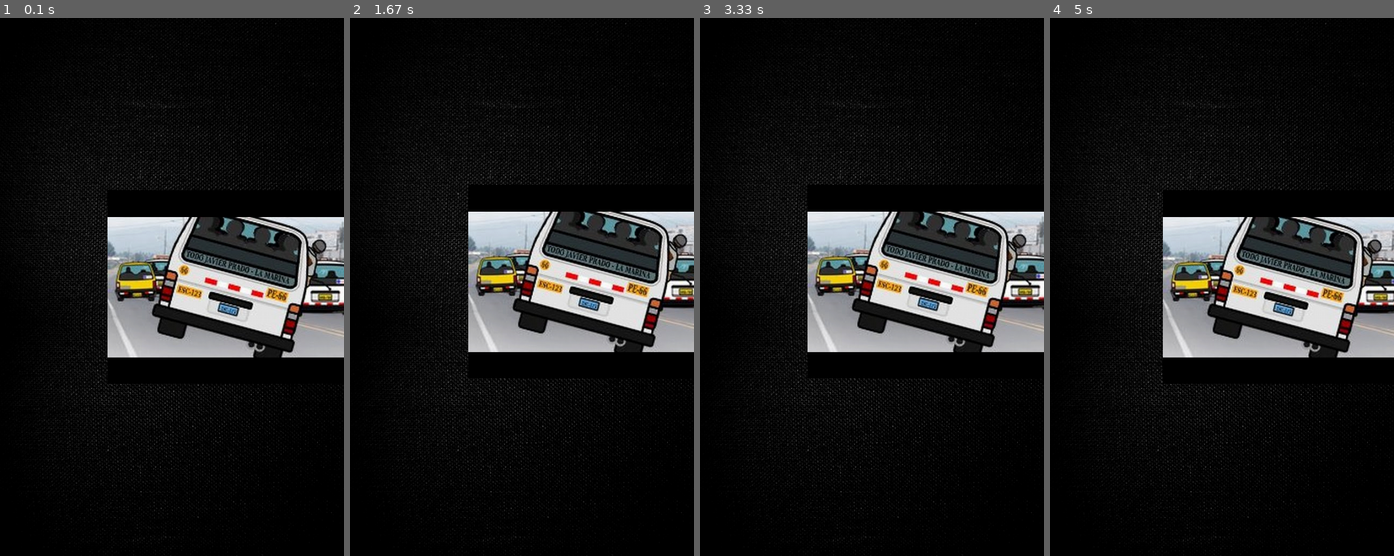
Above: before the commit, frames 1-4 (left to right).
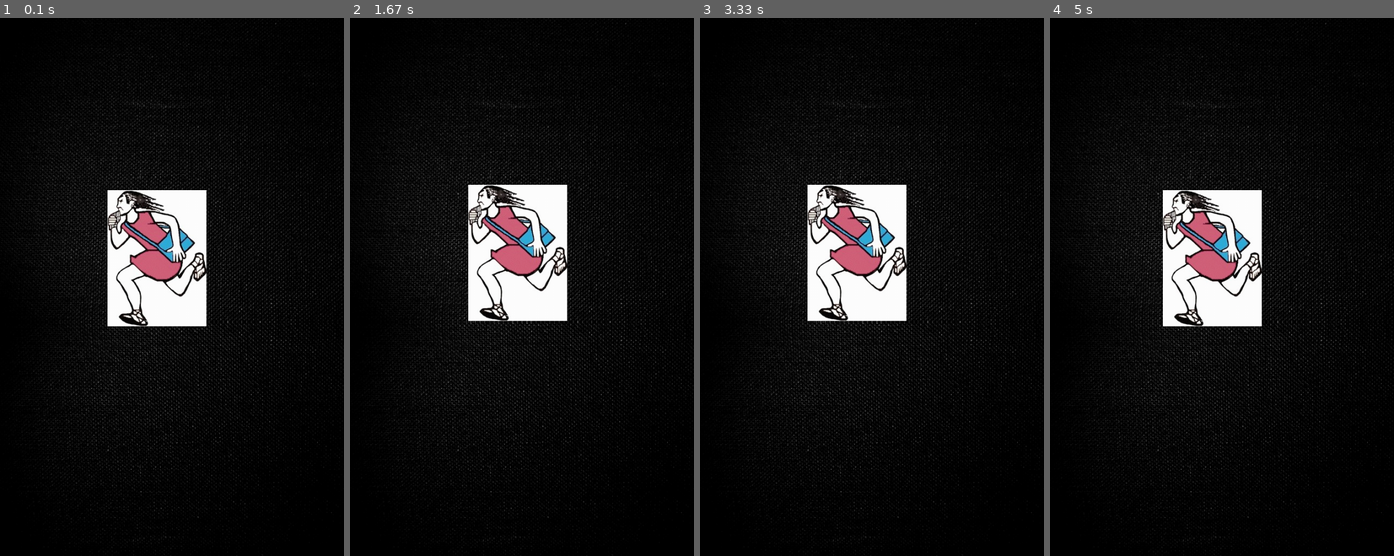
Above: after the commit, the same moments.

Repository: pemoreno5/is2_prueba
Game: pygame game, started from Videojuego2.py
The game is run twice, just before and just after one commit, with the same random seed, the same clock (stepped at 60 frames per second) and the same inputs.
Inputs:
- Up to frame 1 (0.1 s): no input
- Up to frame 2 (1.67 s): hold Right 0.33-0.8 s; hold Up 0.83-1.13 s; hold Right 1.17-1.63 s
- Up to frame 3 (3.33 s): hold Left 1.67-2.2 s; hold Down 2.23-2.53 s; hold Left 2.57-2.97 s; hold Up from 3 s (still down)
- Up to frame 4 (5 s): release Up at 3.37 s; hold Right 3.4-4.03 s; hold Down 4.07-4.43 s; hold Left 4.47-4.93 s; hold Right from 4.97 s (still down)

The runs differ from the first frame. In frame 1, 17% of the frame differs, in the area x 31-100%, y 32-68%; in frame 2, 16%; in frame 3, 17%, in the area x 31-100%, y 31-67%; in frame 4, 17%.

Commit message:
Nuevos cambios

Diff:
--- a/Videojuego2.py
+++ b/Videojuego2.py
@@ -10,7 +10,7 @@
 	def __init__(self, posx, posy):
 		pygame.sprite.Sprite.__init__(self)
 
-		self.imagen1 = pygame.image.load("C:\Software 2 Proyecto\is2_prueba\ProyectoSoftware\imagenes\combi.jpg")
+		self.imagen1 = pygame.image.load("C:\Software 2 Proyecto\is2_prueba\chasqui.jpg")
 
 		self.rect = self.imagen1.get_rect()
 
@@ -24,7 +24,7 @@
 pygame.init()
 ventana = pygame.display.set_mode((ancho, alto))
 pygame.display.set_caption("CombiRacer")
-imagenFondo = pygame.image.load("C:\Software 2 Proyecto\is2_prueba\ProyectoSoftware\imagenes\pantallaNegro.jpg")
+imagenFondo = pygame.image.load("C:\Software 2 Proyecto\is2_prueba\pantallaNegro.jpg")
 
 jugador = Combi(ancho/2,alto-800)
 
Binary file added: chasqui.jpg
Binary file removed: combi.jpg
Binary file removed: imagenIntro.jpg
